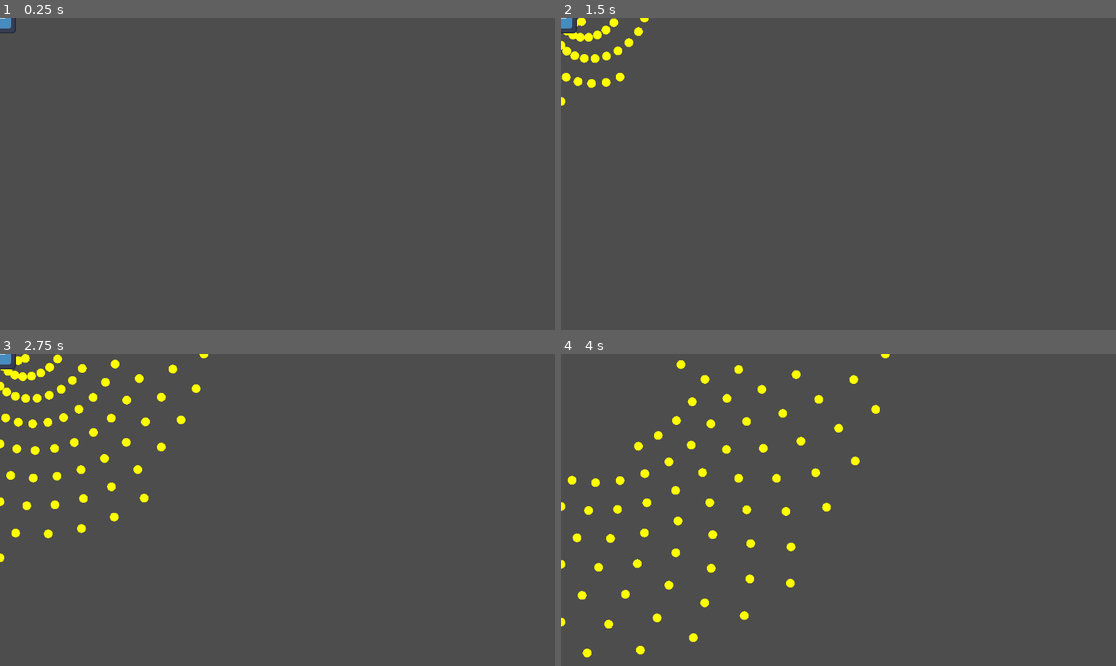
Above: before the commit, frames 1-4 (two rows, left to right).
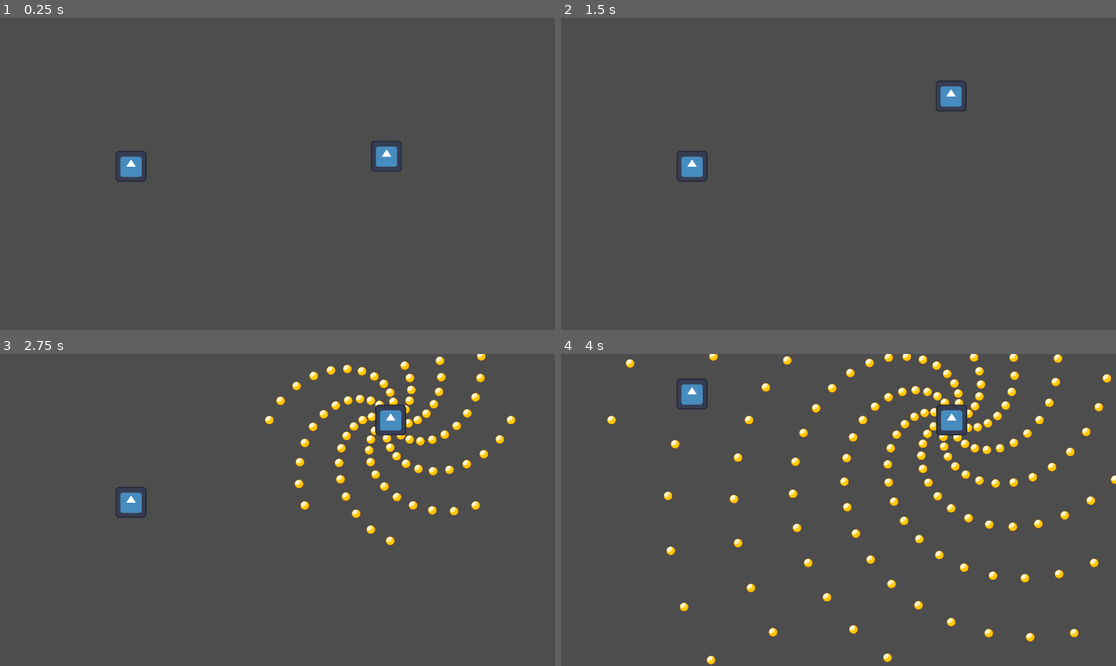
Above: after the commit, the same moments.

Repository: TiredCat388/UPCSG_GAMEJAM
Game: Godot game, scene res://scenes/environments/LevelScene.tscn
Two runs of this game, one before a commit and one after it. Both use one fixed random seed, a clock stepped at 60 frames per second and the inputs below. Before the commit the project starts from res://scenes/Player.tscn. The engine's default icon, where the game draws it, is replaced by a stand-in: a white triangle on a blue panel in a dark square.
Inputs:
- Up to frame 1 (0.25 s): no input
- Up to frame 2 (1.5 s): hold D (right) 0.53-1.28 s; tap Space (fire) at 0.6, 1.35 s; hold S (down) from 1.28 s (still down)
- Up to frame 3 (2.75 s): release S (down) at 2.03 s; hold D (right) from 2.03 s (still down); tap Space (fire) at 2.1 s
- Up to frame 4 (4 s): release D (right) at 2.78 s; hold Up (ui_up) 2.78-3.53 s; tap Space (fire) at 2.85, 3.6 s; hold A (left) from 3.53 s (still down)

The runs differ from the first frame. In frame 1, 0.8% of the frame differs, in the area x 0-73%, y 0-53%; in frame 2, 1.6%; in frame 3, 5.7%; in frame 4, 7.5%, in the area x 0-100%, y 0-100%.

Commit message:
adds main cahcrter. adds levelscene. organizes dir

Diff:
--- a/project.godot
+++ b/project.godot
@@ -11,7 +11,7 @@
 [application]
 
 config/name="UPCSG_GAMEJAM"
-run/main_scene="uid://bu3hyhaaugnhu"
+run/main_scene="uid://caaetkd35xve4"
 config/features=PackedStringArray("4.5", "Forward Plus")
 config/icon="res://assets/icon.svg"
 
--- a/scenes/LevelScene.tscn
+++ /dev/null
@@ -1,8 +0,0 @@
-[gd_scene load_steps=2 format=3 uid="uid://caaetkd35xve4"]
-
-[ext_resource type="PackedScene" uid="uid://bu3hyhaaugnhu" path="res://scenes/Player.tscn" id="1_in5yg"]
-
-[node name="LevelScene" type="Node2D"]
-
-[node name="Player" parent="." instance=ExtResource("1_in5yg")]
-position = Vector2(615, 303)
--- a/scenes/MainScene.tscn
+++ /dev/null
@@ -1,8 +0,0 @@
-[gd_scene load_steps=2 format=3 uid="uid://lwuydi8catlb"]
-
-[ext_resource type="PackedScene" uid="uid://bu3hyhaaugnhu" path="res://scenes/Player.tscn" id="1_echbf"]
-
-[node name="MainScene" type="Node2D"]
-
-[node name="Player" parent="." instance=ExtResource("1_echbf")]
-position = Vector2(212, 363)
--- /dev/null
+++ b/scenes/attacks/BaseProjectile.tscn
@@ -0,0 +1,20 @@
+[gd_scene load_steps=4 format=3 uid="uid://bnjnuo7fgelbo"]
+
+[ext_resource type="Script" uid="uid://cp7hhttyq5pev" path="res://scripts/base_projectile.gd" id="1_g52qf"]
+[ext_resource type="Texture2D" uid="uid://b8k0it2qm45st" path="res://assets/default_bullet.png" id="2_y7yyn"]
+
+[sub_resource type="CircleShape2D" id="CircleShape2D_2ropf"]
+radius = 9.055386
+
+[node name="Projectile" type="Area2D"]
+editor_description = "Generic scenes for projectiles"
+z_index = -1
+script = ExtResource("1_g52qf")
+
+[node name="CollisionShape2D" type="CollisionShape2D" parent="."]
+shape = SubResource("CircleShape2D_2ropf")
+
+[node name="Sprite2D" type="Sprite2D" parent="."]
+position = Vector2(0, -0.8)
+scale = Vector2(0.04305255, 0.043052573)
+texture = ExtResource("2_y7yyn")
--- /dev/null
+++ b/scenes/entities/main_character/MainCharacter.tscn
@@ -0,0 +1,28 @@
+[gd_scene load_steps=6 format=3 uid="uid://c7svvywwun1h3"]
+
+[ext_resource type="Script" uid="uid://dk78mg177e7ic" path="res://scripts/main_character.gd" id="1_rn3bg"]
+[ext_resource type="Texture2D" uid="uid://bjd6q4o85hg8m" path="res://assets/icon.svg" id="2_pq4va"]
+[ext_resource type="Script" uid="uid://d2hv7y1ixie63" path="res://scripts/bullet_hell_spawner.gd" id="3_rsap8"]
+[ext_resource type="PackedScene" uid="uid://bnjnuo7fgelbo" path="res://scenes/attacks/BaseProjectile.tscn" id="4_arq4a"]
+
+[sub_resource type="RectangleShape2D" id="RectangleShape2D_mdl7e"]
+size = Vector2(64, 63)
+
+[node name="MainCharacter" type="CharacterBody2D"]
+z_index = 50
+script = ExtResource("1_rn3bg")
+
+[node name="Sprite2D" type="Sprite2D" parent="."]
+position = Vector2(1, 0)
+scale = Vector2(0.5, 0.5)
+texture = ExtResource("2_pq4va")
+
+[node name="CollisionShape2D" type="CollisionShape2D" parent="."]
+position = Vector2(0, -1)
+shape = SubResource("RectangleShape2D_mdl7e")
+
+[node name="BulletHellSpawner" type="Node2D" parent="."]
+script = ExtResource("3_rsap8")
+bullet_scene = ExtResource("4_arq4a")
+fire_times = 30
+fire_interval = 0.08
--- a/scenes/Player.tscn
+++ b/scenes/entities/player/Player.tscn
@@ -1,9 +1,7 @@
-[gd_scene load_steps=6 format=3 uid="uid://bu3hyhaaugnhu"]
+[gd_scene load_steps=4 format=3 uid="uid://bu3hyhaaugnhu"]
 
 [ext_resource type="Script" uid="uid://c5v0bvic2e321" path="res://scripts/player_movement.gd" id="1_v6fml"]
 [ext_resource type="Texture2D" uid="uid://bjd6q4o85hg8m" path="res://assets/icon.svg" id="2_3li8b"]
-[ext_resource type="Script" uid="uid://d2hv7y1ixie63" path="res://scripts/bullet_spawner.gd" id="2_v6fml"]
-[ext_resource type="PackedScene" uid="uid://bnjnuo7fgelbo" path="res://scenes/Bullet.tscn" id="4_mdl7e"]
 
 [sub_resource type="RectangleShape2D" id="RectangleShape2D_mdl7e"]
 size = Vector2(64, 63)
@@ -20,9 +18,3 @@
 [node name="CollisionShape2D" type="CollisionShape2D" parent="."]
 position = Vector2(0, -1)
 shape = SubResource("RectangleShape2D_mdl7e")
-
-[node name="BulletSpawner" type="Node2D" parent="."]
-script = ExtResource("2_v6fml")
-bullet_scene = ExtResource("4_mdl7e")
-fire_interval = 0.05
-bullet_speed = 200.0
--- /dev/null
+++ b/scenes/environments/LevelScene.tscn
@@ -0,0 +1,12 @@
+[gd_scene load_steps=3 format=3 uid="uid://caaetkd35xve4"]
+
+[ext_resource type="PackedScene" uid="uid://bu3hyhaaugnhu" path="res://scenes/entities/player/Player.tscn" id="1_frnyd"]
+[ext_resource type="PackedScene" uid="uid://c7svvywwun1h3" path="res://scenes/entities/main_character/MainCharacter.tscn" id="2_athml"]
+
+[node name="LevelScene" type="Node2D"]
+
+[node name="Player" parent="." instance=ExtResource("1_frnyd")]
+position = Vector2(271, 308)
+
+[node name="MainCharacter" parent="." instance=ExtResource("2_athml")]
+position = Vector2(800, 312)
--- /dev/null
+++ b/scenes/environments/MainScene.tscn
@@ -0,0 +1,8 @@
+[gd_scene load_steps=2 format=3 uid="uid://lwuydi8catlb"]
+
+[ext_resource type="PackedScene" uid="uid://bu3hyhaaugnhu" path="res://scenes/entities/player/Player.tscn" id="1_8miug"]
+
+[node name="MainScene" type="Node2D"]
+
+[node name="Player" parent="." instance=ExtResource("1_8miug")]
+position = Vector2(212, 363)
--- a/scenes/Bullet.tscn
+++ b/scripts/base_projectile.gd
@@ -1,25 +1,22 @@
-[gd_scene load_steps=3 format=3 uid="uid://bnjnuo7fgelbo"]
-
-[sub_resource type="GDScript" id="GDScript_2ropf"]
-script/source = "extends Area2D
+extends Area2D
 
 @export var speed: float = 10000.0
+@export var acceleration: float = 0.0 # Pixels per second², defaults to 0
 @export var color: Color = Color(1, 1, 0) # Yellow
 
 var direction: Vector2 = Vector2.RIGHT
 var radius: float = 4.0
-# TODO: Bullet pooling
+
 func _ready():
 	# If there's a CollisionShape2D child with a CircleShape2D, use its radius
 	var collision_shape = $CollisionShape2D.shape
 	if collision_shape is CircleShape2D:
 		radius = collision_shape.radius
-	queue_redraw() # draw circle once ready IMPORTANT TODO: use sprite instead of this for performance
-
-func _draw():
-	draw_circle(Vector2.ZERO, radius, color)
 
 func _physics_process(delta):
+	# Increase speed by acceleration
+	speed += acceleration * delta
+
 	# Move the bullet
 	global_position += direction * speed * delta
 
@@ -29,14 +26,3 @@
 	# If bullet is outside, remove it
 	if not viewport_rect.has_point(global_position):
 		queue_free()
-"
-
-[sub_resource type="CircleShape2D" id="CircleShape2D_2ropf"]
-radius = 9.055386
-
-[node name="Bullet" type="Area2D"]
-z_index = -1
-script = SubResource("GDScript_2ropf")
-
-[node name="CollisionShape2D" type="CollisionShape2D" parent="."]
-shape = SubResource("CircleShape2D_2ropf")
--- a/scripts/bullet.gd
+++ /dev/null
@@ -1,11 +0,0 @@
-extends Area2D
-
-
-# Called when the node enters the scene tree for the first time.
-func _ready() -> void:
-	pass # Replace with function body.
-
-
-# Called every frame. 'delta' is the elapsed time since the previous frame.
-func _process(delta: float) -> void:
-	pass
--- a/scripts/bullet_spawner.gd
+++ b/scripts/bullet_hell_spawner.gd
@@ -1,13 +1,16 @@
 extends Node2D
+
+# TODO: Bullet pooling
 
 # --- Configurable Variables ---
 @export var bullet_scene: PackedScene
 @export var fire_times: int = 50
-@export var fire_interval: float = 0.8
-@export var bullet_speed: float = 10000.0
-@export var spin_per_shot: float = 10.0   # degrees per fire
+@export var fire_interval: float = 0.05
+@export var bullet_speed: float = 200.0
+@export var spin_per_shot: float = 10.0
+@export var bullet_acceleration: float = 100.0
 
-var can_shoot := true
+var bullet_hell_is_on := false
 
 # Base 8 directions (local space)
 var base_directions := [
@@ -25,11 +28,11 @@
 	for i in range(base_directions.size()):
 		base_directions[i] = base_directions[i].normalized()
 
-func shoot() -> void:
-	if not can_shoot:
+func bullet_hell() -> void:
+	if bullet_hell_is_on:
 		return
 
-	can_shoot = false
+	bullet_hell_is_on = true
 
 	for _i in range(fire_times):
 
@@ -41,6 +44,7 @@
 			# Rotate direction by spawner's current rotation
 			bullet.direction = dir.rotated(global_rotation)
 			bullet.speed = bullet_speed
+			bullet.acceleration = bullet_acceleration
 
 			get_tree().current_scene.add_child(bullet)
 			bullet.global_position = global_position
@@ -50,4 +54,4 @@
 
 		await get_tree().create_timer(fire_interval).timeout
 
-	can_shoot = true
+	bullet_hell_is_on = false
--- /dev/null
+++ b/scripts/main_character.gd
@@ -0,0 +1,45 @@
+extends CharacterBody2D
+
+@onready var bullet_hell_spawner := $BulletHellSpawner
+
+@export var speed: float = 100.0
+@export var stop_time_min: float = 1.0
+@export var stop_time_max: float = 3.0
+@export var target_distance_threshold: float = 10.0
+@export var map_edge_padding: float = 50.0  # distance from viewport edges
+
+var target_position: Vector2
+var stopping: bool = false
+var stop_timer: float = 0.0
+
+func _ready():
+	pick_new_target()
+
+func _physics_process(delta):
+	if stopping:
+		if not bullet_hell_spawner.bullet_hell_is_on:
+			stopping = false
+			pick_new_target()
+	else:
+		move_towards_target(delta)
+
+
+func pick_new_target():
+	var rect = get_viewport().get_visible_rect()
+	target_position = Vector2(
+		randf_range(rect.position.x + map_edge_padding, rect.position.x + rect.size.x - map_edge_padding),
+		randf_range(rect.position.y + map_edge_padding, rect.position.y + rect.size.y - map_edge_padding)
+	)
+
+func move_towards_target(delta):
+	var dir = (target_position - global_position).normalized()
+	velocity = dir * speed
+	move_and_slide()
+	if global_position.distance_to(target_position) < target_distance_threshold:
+		stop_and_attack()
+
+func stop_and_attack():
+	stopping = true
+	velocity = Vector2.ZERO
+	move_and_slide()
+	bullet_hell_spawner.bullet_hell()
--- a/scripts/player_movement.gd
+++ b/scripts/player_movement.gd
@@ -2,7 +2,7 @@
 
 const SPEED := 300.0
 
-@onready var spawner := $BulletSpawner   # Your child node that handles bullets
+@onready var spawner := $BulletHellSpawner   # Your child node that handles bullets
 
 func _physics_process(delta: float) -> void:
 	# --- Movement ---
@@ -20,4 +20,4 @@
 
 	# --- Shooting ---
 	if Input.is_action_just_pressed("fire"):   # fire = spacebar in Input Map
-		spawner.shoot()
+		print_debug("pressed fire")
Binary file added: assets/default_bullet.png
Not shown, added: assets/default_bullet.png.import
Renamed: scripts/bullet.gd.uid -> scripts/base_projectile.gd.uid
Renamed: scripts/bullet_spawner.gd.uid -> scripts/bullet_hell_spawner.gd.uid
Not shown, added: scripts/main_character.gd.uid
